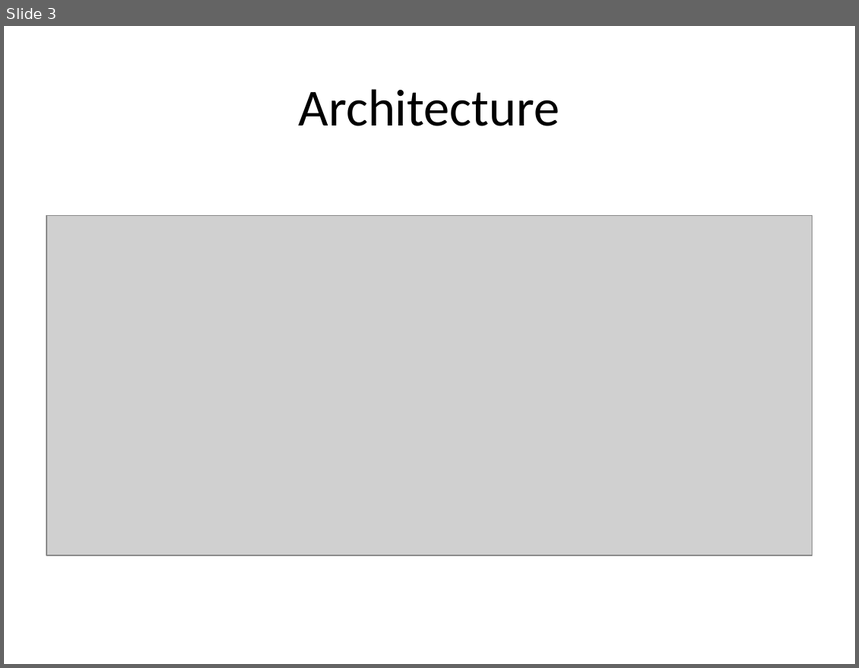
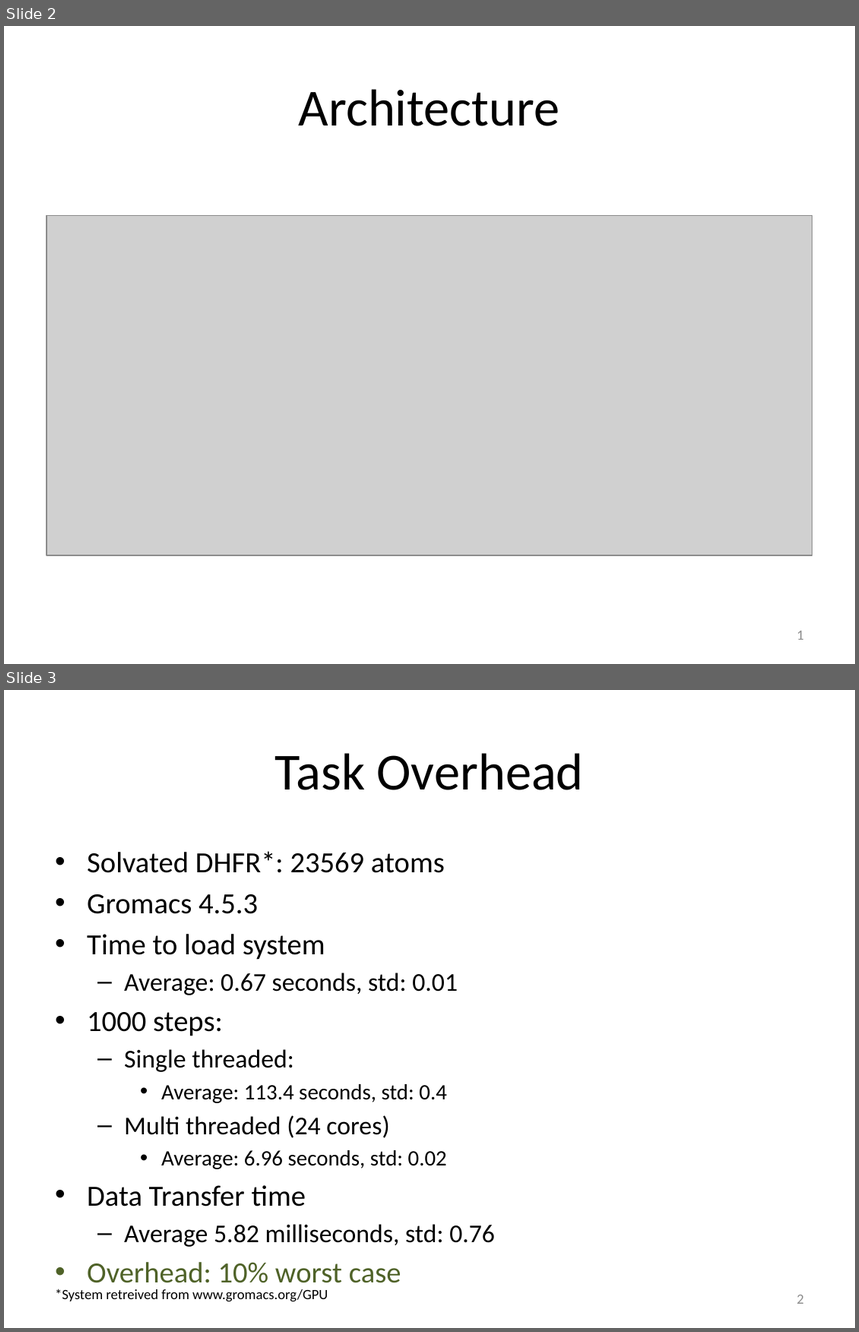
Before and after one commit to cooperative-computing-lab/awe, a slide deck: stats.has-plots/summary.pptx. Shown one above the other, each under a label of ours: slide 3 before the commit, slides 2 and 3 after it. The pictures are 859x668 and 859x1332 pixels, drawn with LibreOffice and Linux fonts; fonts in the diff are those of the drawing; grey boxes stand for pictures. Boxes give left, top, right and bottom in pixels: in the first picture for what was removed or moved away, otherwise in the second. Text is boxed around its words. In the diff, an @@ line names an element or a change of style, - is before the commit and + after.

```diff
--- a/stats.has-plots/summary.pptx
+++ b/stats.has-plots/summary.pptx
@@ slide 3 added at bbox=[4, 690, 855, 1328], background #FFFFFF @@
@@ title added at bbox=[275, 753, 584, 790], 44 pt, text #000000 @@
+Task Overhead
@@ text added at bbox=[87, 851, 495, 1247], 24.8 pt, text #000000 @@
+• Solvated DHFR*: 23569 atoms
+• Gromacs 4.5.3
+• Time to load system
+  – Average: 0.67 seconds, std: 0.01
+• 1000 steps:
+  – Single threaded:
+    • Average: 113.4 seconds, std: 0.4
+  – Multi threaded (24 cores)
+    • Average: 6.96 seconds, std: 0.02
+• Data Transfer time
+  – Average 5.82 milliseconds, std: 0.76
+• Overhead: 10% worst case
@@ text added at bbox=[55, 1289, 328, 1303], 12 pt, text #000000 @@
+*System retreived from www.gromacs.org/GPU
@@ page number added at bbox=[797, 1295, 804, 1304], 12 pt, text #8C8C8C @@
+2
@@ what was slide 3 is now slide 2 @@
@@ slide 2 changed as well @@
@@ page number added at bbox=[797, 631, 804, 640], 12 pt, text #8C8C8C @@
+1
```
Also in this commit, not shown: 5 other slides changed, 1 other slide added, 7 slides removed.
